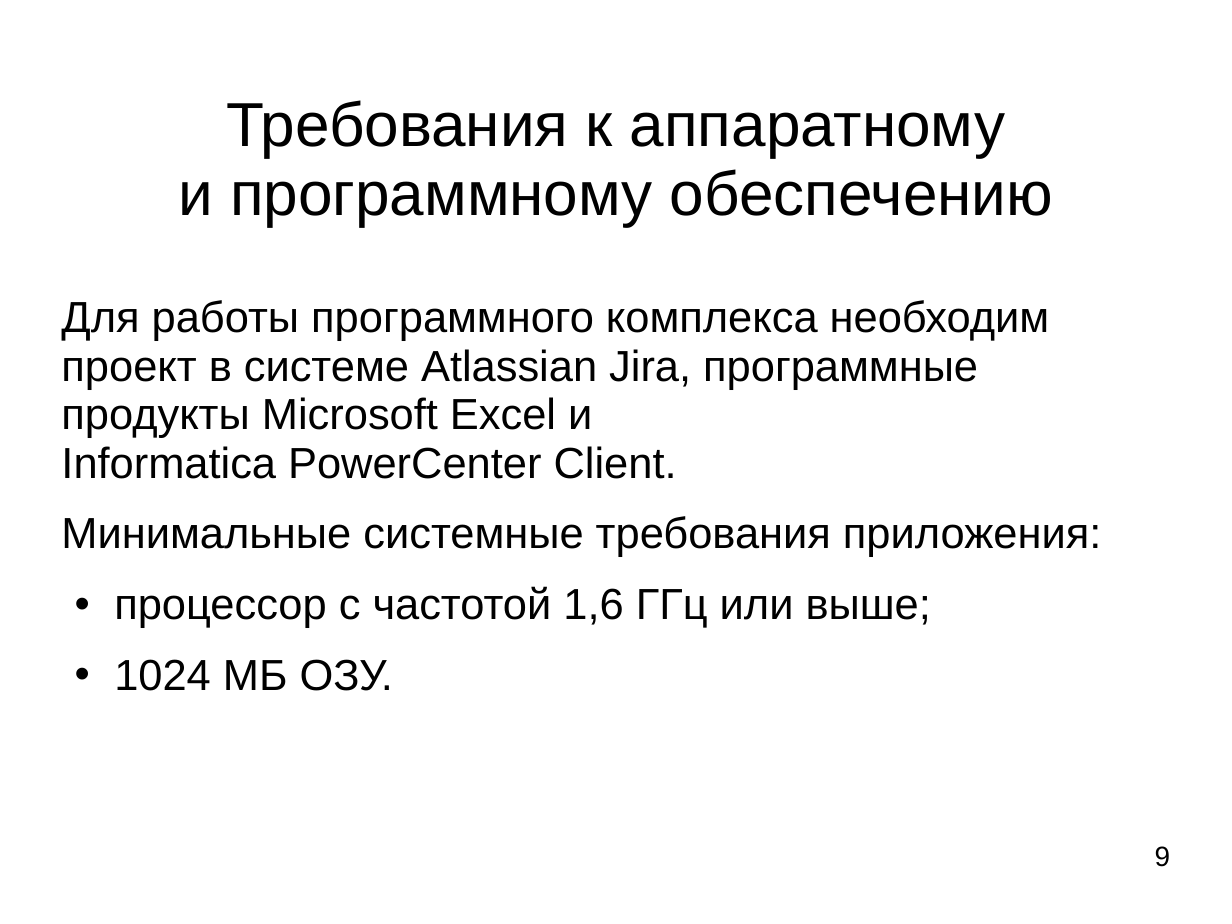
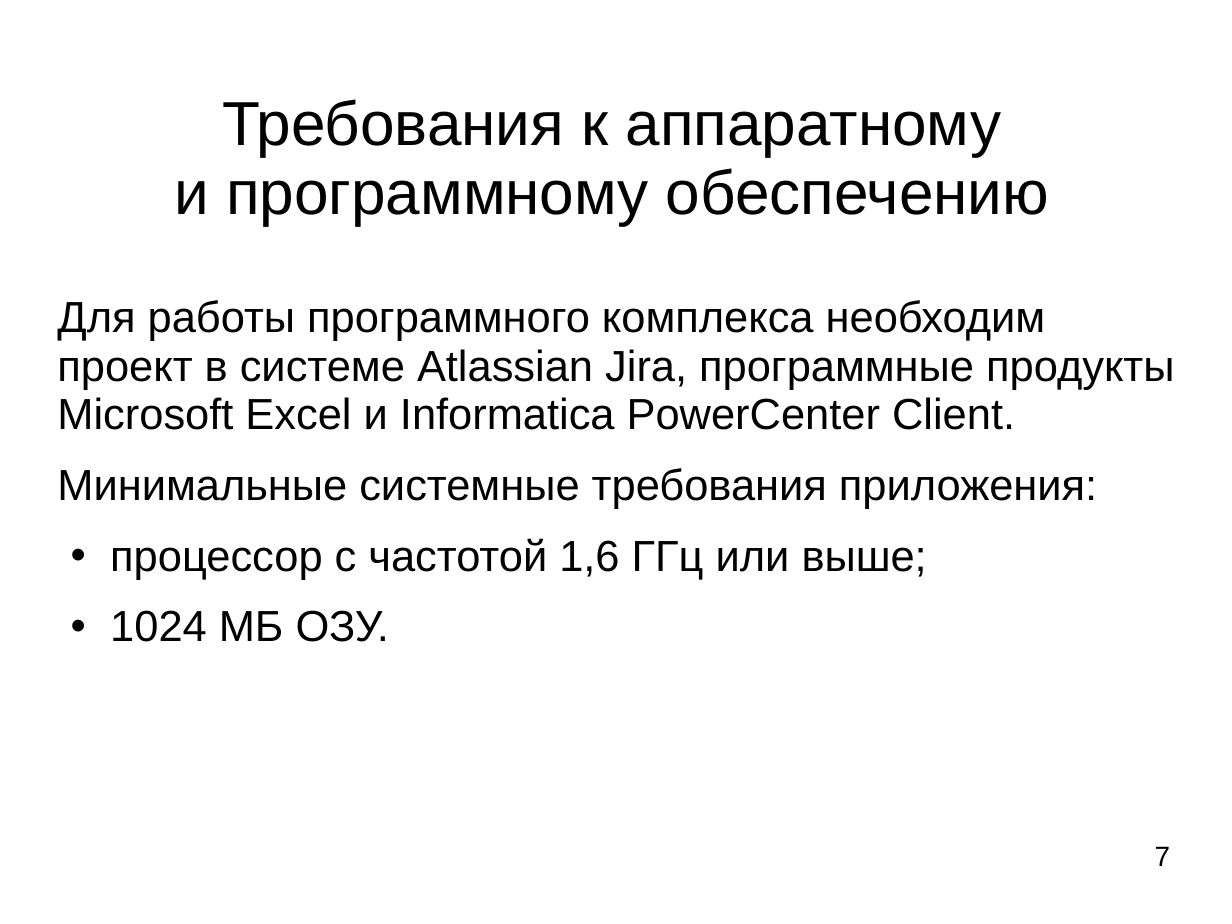
Before and after one commit to ledenevdmitry/CoreApp, a slide deck: slide 7 of LedenevDiplom.ppt (slide 9 before the commit). Drawn at 1232x924 pixels with LibreOffice and Linux fonts; fonts in the diff are those of the drawing. Boxes give left, top, right and bottom in pixels: in the first picture for what was removed or moved away, otherwise in the second. Text is boxed around its words. In the diff, an @@ line names an element or a change of style, - is before the commit and + after.

```diff
--- a/LedenevDiplom.ppt
+++ b/LedenevDiplom.ppt
@@ title "Требования к аппаратному и программному ...": place and size @@
-title "Требования к аппаратному и программному ..." at (178, 100, 1053, 227)
+title "Требования к аппаратному и программному ..." at (174, 99, 1049, 226)
@@ text "Для работы программного комплекса необходим ..." rewrapped from (61, 300, 1101, 691) to (57, 300, 1174, 642) @@
@@ page number at (1155, 846, 1171, 866): text changed @@
-9
+7
```
Also in this commit, not shown: 10 other slides changed, 3 slides added, 5 slides removed, 3 other files.
